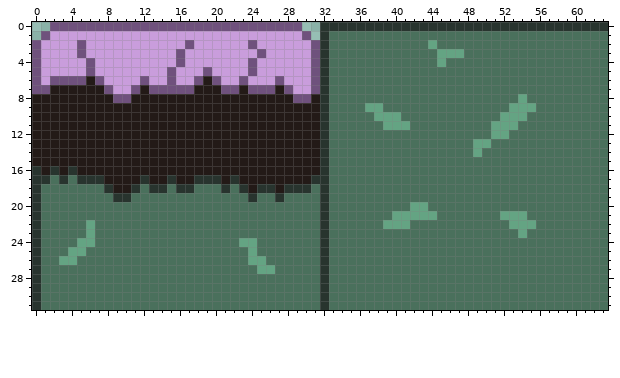
File history of a pixel-art sprite, Assets/WorldTile.png. Above, as it was before the edit.
The file is 64x32 pixels.
After the commit:
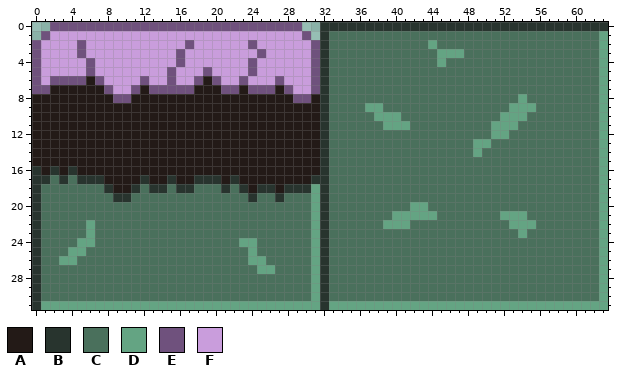
Palette (. is transparent): A #231a17  B #28342e  C #4a705c  D #64a483  E #6f517d  F #c99ddc
The edit:
Changed rows in their new state; - is an unchanged pixel.
first column x 1:
 1 --------------------------------------------------------------D
 2 --------------------------------------------------------------D
 3 --------------------------------------------------------------D
 4 --------------------------------------------------------------D
 5 --------------------------------------------------------------D
 6 --------------------------------------------------------------D
 7 --------------------------------------------------------------D
 8 --------------------------------------------------------------D
 9 --------------------------------------------------------------D
10 --------------------------------------------------------------D
11 --------------------------------------------------------------D
12 --------------------------------------------------------------D
13 --------------------------------------------------------------D
14 --------------------------------------------------------------D
15 --------------------------------------------------------------D
16 --------------------------------------------------------------D
17 --------------------------------------------------------------D
18 ------------------------------D-------------------------------D
19 ------------------------------D-------------------------------D
20 ------------------------------D-------------------------------D
21 ------------------------------D-------------------------------D
22 ------------------------------D-------------------------------D
23 ------------------------------D-------------------------------D
24 ------------------------------D-------------------------------D
25 ------------------------------D-------------------------------D
26 ------------------------------D-------------------------------D
27 ------------------------------D-------------------------------D
28 ------------------------------D-------------------------------D
29 ------------------------------D-------------------------------D
30 ------------------------------D-------------------------------D
31 DDDDDDDDDDDDDDDDDDDDDDDDDDDDDDD-DDDDDDDDDDDDDDDDDDDDDDDDDDDDDDD
Where, in picture pixels (left, top, right, bottom), the same in both pictures:
changed: (41, 31, 608, 310)
